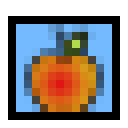
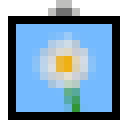
Comparing the layer stacks of the two 128 × 128 images. Changes:
renamed "Ebene 3" to "Ebene 7", showed it, painted on it over [48, 0, 88, 32]
moved "Ebene 6" above "Ebene 0 Kopie" over [24, 24, 104, 112]
removed layer "Verlaufsfüllung 1" (2nd of 2) over [24, 24, 104, 112]
renamed "Verlaufsfüllung 1 Kopie" to "Ebene 0 Kopie", showed it, painted on it, unmasked it over [24, 32, 104, 112]
